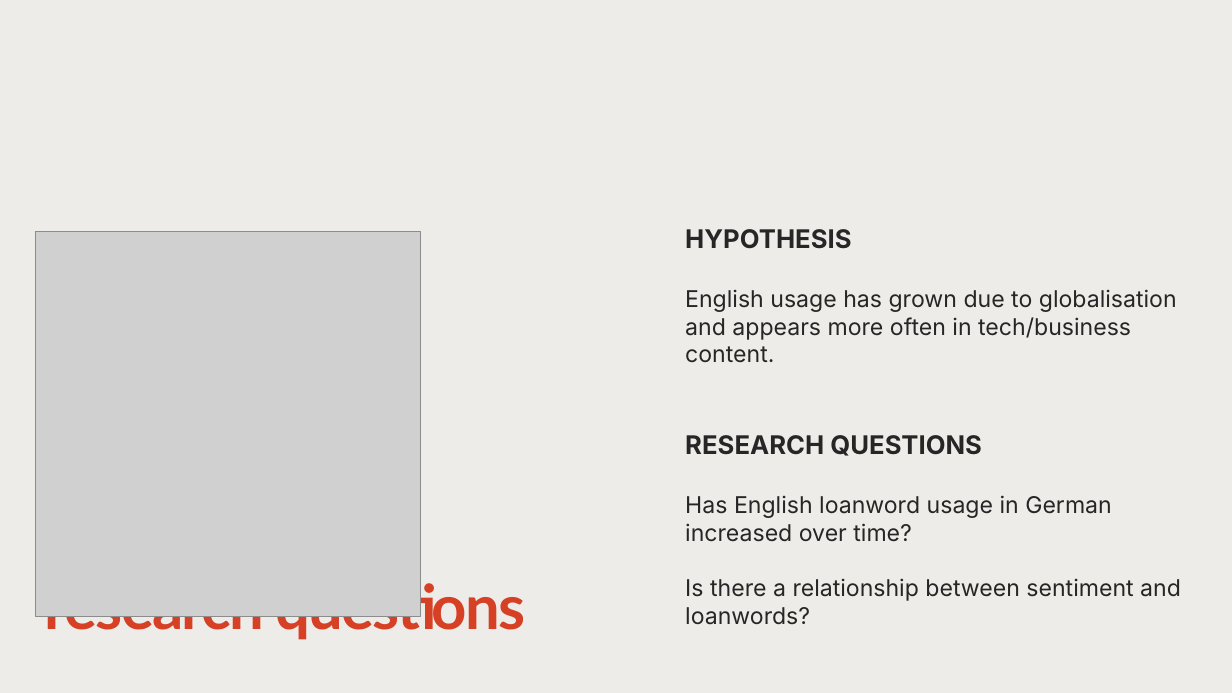
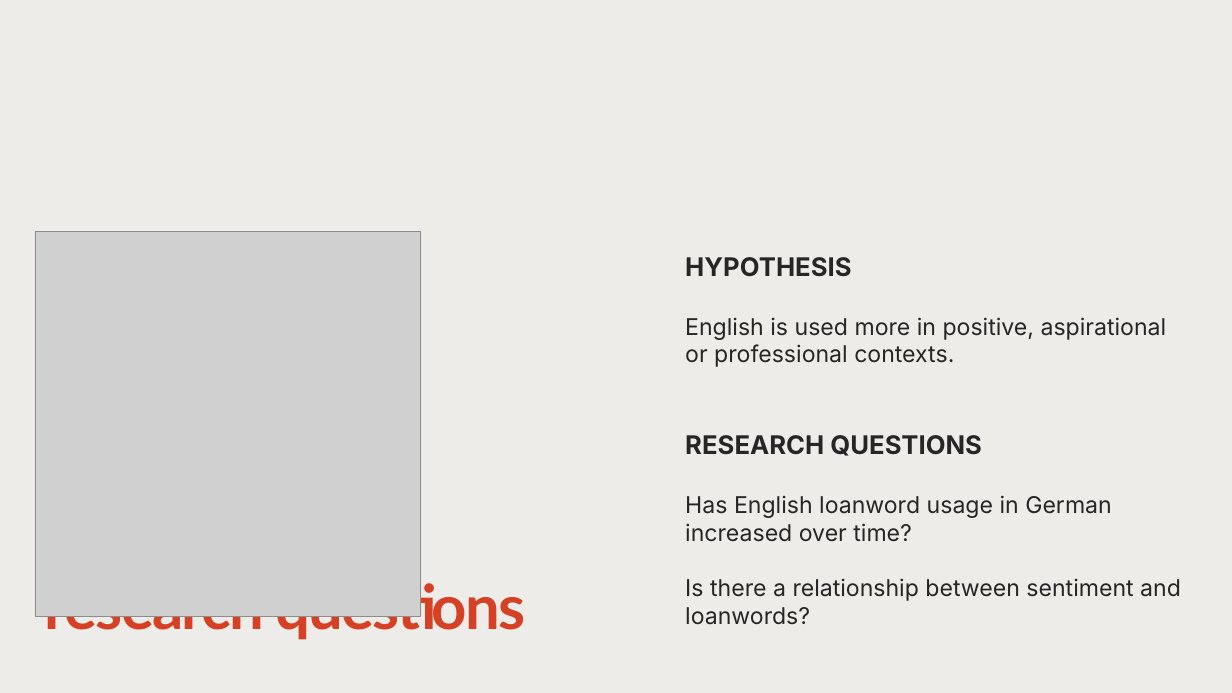
Before and after one commit to halfpintutopia/DA-deutsch-englisch-einfluss, a slide deck: slide 2 of DA_Final_Presentation.pptx. Drawn at 1232x693 pixels with LibreOffice and Linux fonts; fonts in the diff are those of the drawing; grey boxes stand for pictures. Boxes give left, top, right and bottom in pixels: in the first picture for what was removed or moved away, otherwise in the second. Text is boxed around its words. In the diff, an @@ line names an element or a change of style, - is before the commit and + after.

```diff
--- a/DA_Final_Presentation.pptx
+++ b/DA_Final_Presentation.pptx
@@ text "HYPOTHESIS": place and size @@
-text "HYPOTHESIS" at [685, 229, 1181, 625]
+text "HYPOTHESIS" at [685, 257, 1181, 625]
@@ text at [685, 317, 1167, 367]: text changed @@
-English usage has grown due to globalisation and appears more often in tech/business content.
+English is used more in positive, aspirational or professional contexts.
```
Also in this commit, not shown: 3 other slides changed, 6 slides added, 7 slides removed.
